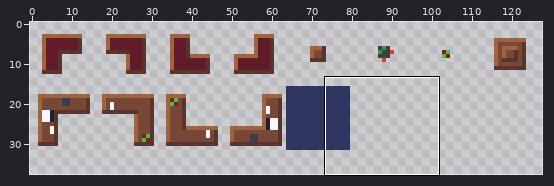
One commit to this pixel-art file: assets/tiles/Furniture/furniture_lobby.aseprite. Above, an overview of the earlier version with the close-up marked.
Close-up. The starting point:
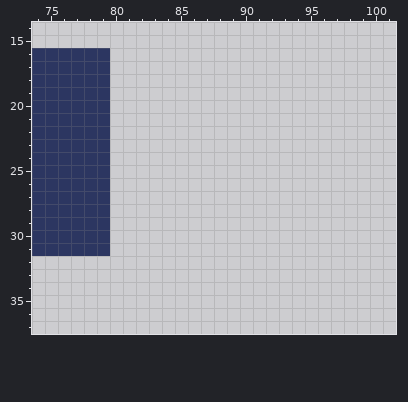
128x64 pixels, 1 frame. Shown: x 74..101, y 14..37. The wide view leaves out empty margins.
The same view after the edit:
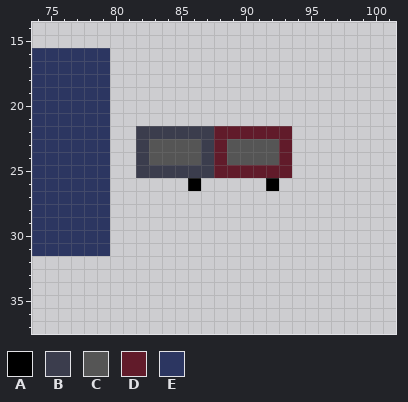
Palette (. is transparent): A #000000  B #3b3d4d  C #555555  D #611b2a  E #2c3661
Edits made:
{"change": "layer \"VendingMashine\" added"}
{"where": "layer \"VendingMashine\""}
{"y":22,"x":82,"old":"............","new":"BBBBBBDDDDDD"}
{"y":23,"x":82,"old":"............","new":"BCCCCBDCCCCD"}
{"y":24,"x":82,"old":"............","new":"BCCCCBDCCCCD"}
{"y":25,"x":82,"old":"............","new":"BBBBBBDDDDDD"}
{"y":26,"x":86,"old":".","new":"A"}
{"y":26,"x":92,"old":".","new":"A"}
